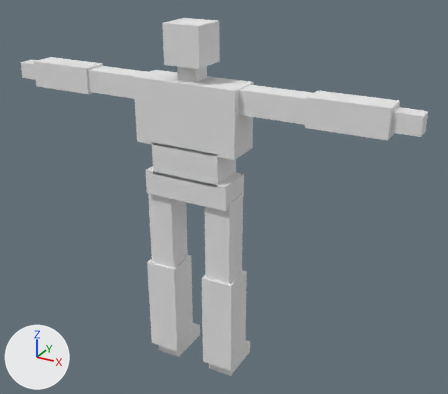
One commit to the Blender file nugame/Assets/Models/Human Male/Human_Male_Model.blend: the scene before it, then after it.
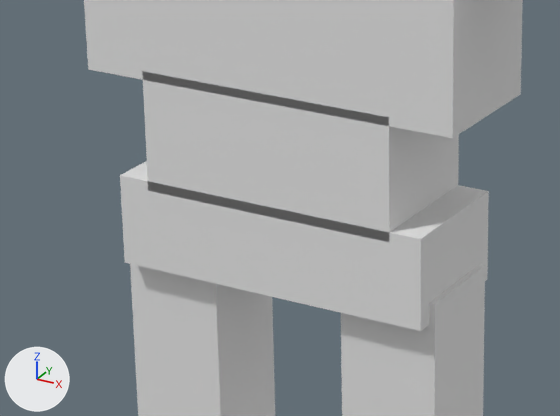
Old and new are each drawn whole from a 50 mm lens placed at (1.629, -2.633, 2.429), pointed at (0.109, 0.13, 1.047) and again close up on the part from 25% to 59% of the width and 31% to 59% of the height. The axes (+X, +Y, +Z) are drawn at lower left. The lights are the same throughout.

Objects in the first close-up: 'Human_Male_Model'.
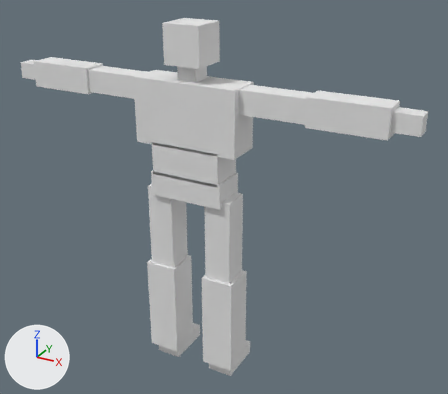
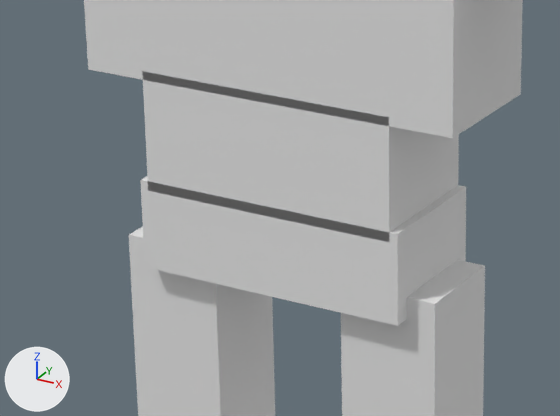
Pixel boxes [x1, y1, x2, y2] of what changed, in the close-ups (560 x 416 px; the box of a moved part takes in the faces that stretch with it):
part 1 of me_cube, moved or reshaped
    before: [120, 161, 489, 331]
    after: [140, 176, 466, 326]

What changed in the scene script:
```text
Change me_cube:
    where me_cube.from_pydata(...)  # 136 vertices, 102 faces; spans x -11.3..11.5, y -1.0..2.0, z 0.1..20.0
    used by ob_human_male_model
    me_cube part 1: the loose piece of 8 vertices spanning x -2.5..2.5, y -1.0..1.0, z 10.9..12.3 is scaled about its middle by (0.855, 1, 1)
```
